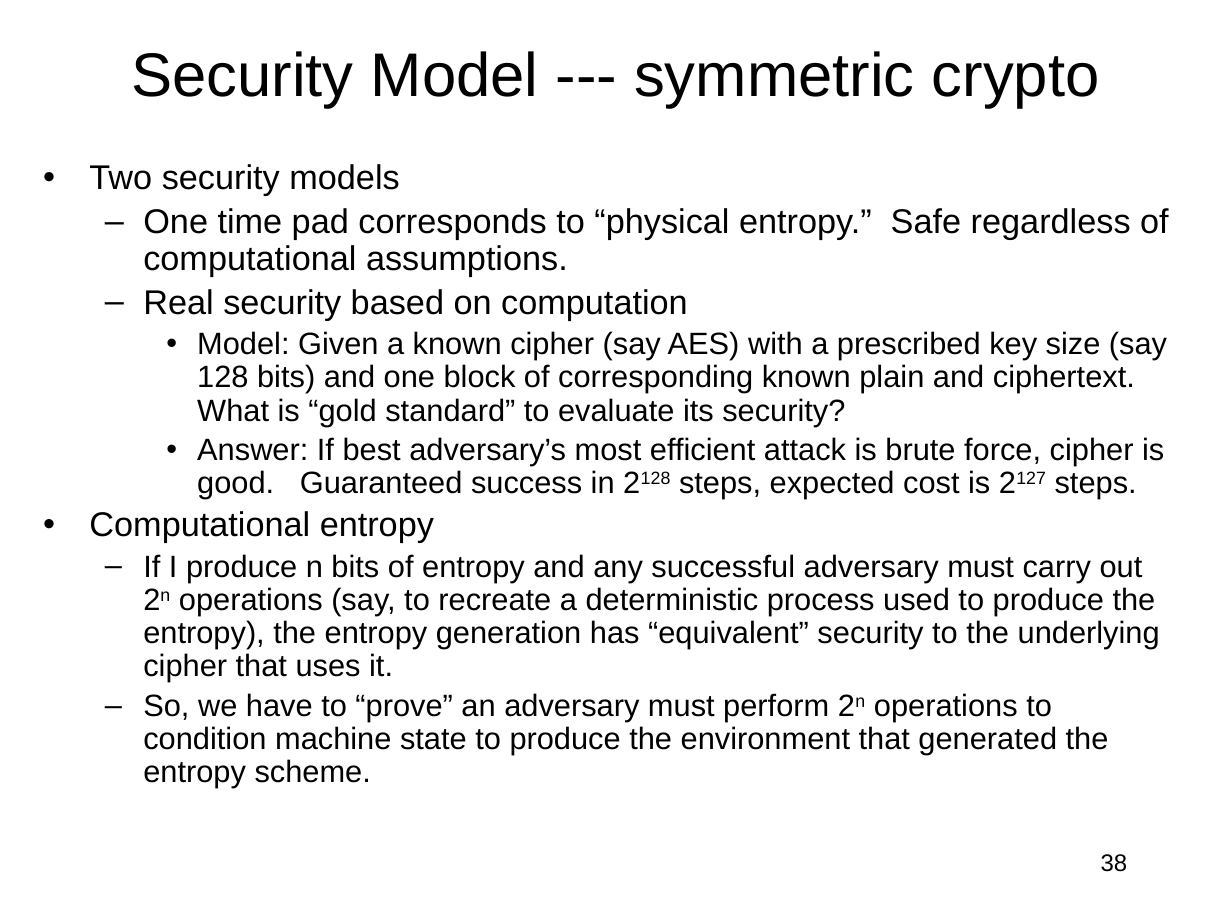
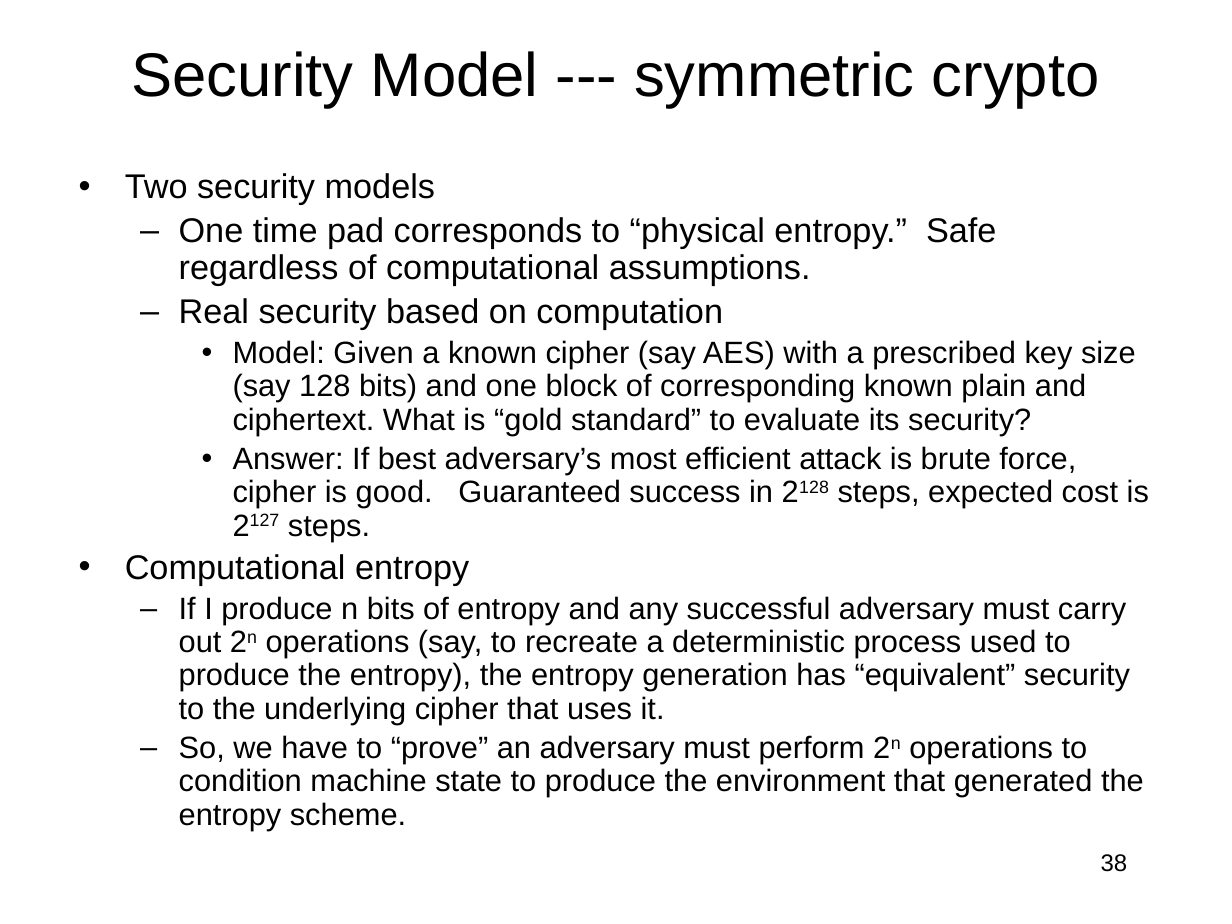
Before and after one commit to jlmucb/class_notes, a slide deck: slide 38 of BerkeleyClass/CS290Spring2013/Lectures/entropy_talk.pptx. Drawn at 1232x924 pixels with LibreOffice and Linux fonts; fonts in the diff are those of the drawing. Boxes give left, top, right and bottom in pixels: in the first picture for what was removed or moved away, otherwise in the second. Text is boxed around its words. In the diff, an @@ line names an element or a change of style, - is before the commit and + after.

```diff
--- a/BerkeleyClass/CS290Spring2013/Lectures/entropy_talk.pptx
+++ b/BerkeleyClass/CS290Spring2013/Lectures/entropy_talk.pptx
@@ text "Two security models" rewrapped from (89, 164, 1169, 788) to (125, 173, 1149, 830) @@
```
Also in this commit, not shown: 4 other slides changed, 1 slide added, 1 other file.
